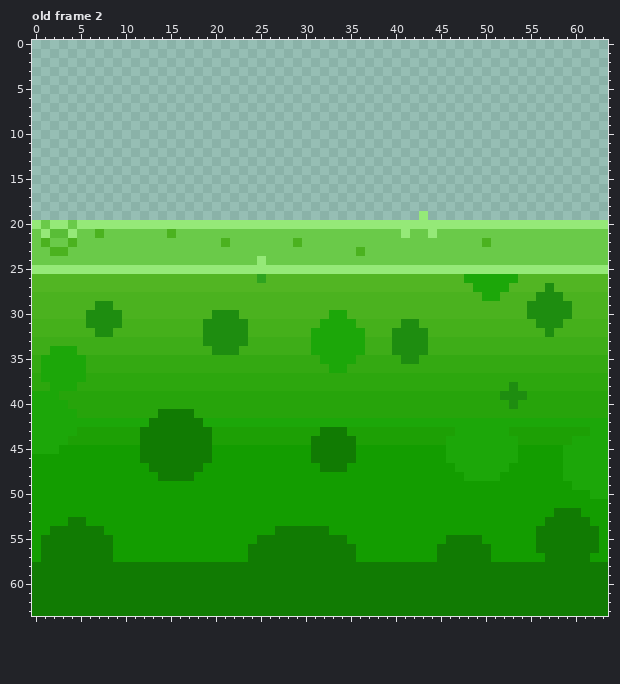
One commit to this pixel-art file: artAssets/tiles/animatedAcid.aseprite. That is the earlier state.
64x64 pixels, 3 frames. Colours within 5 levels of each other are drawn and written as one. Shown: old frame 2. The commit also changed other frames, which this record leaves out.
Now the later version:
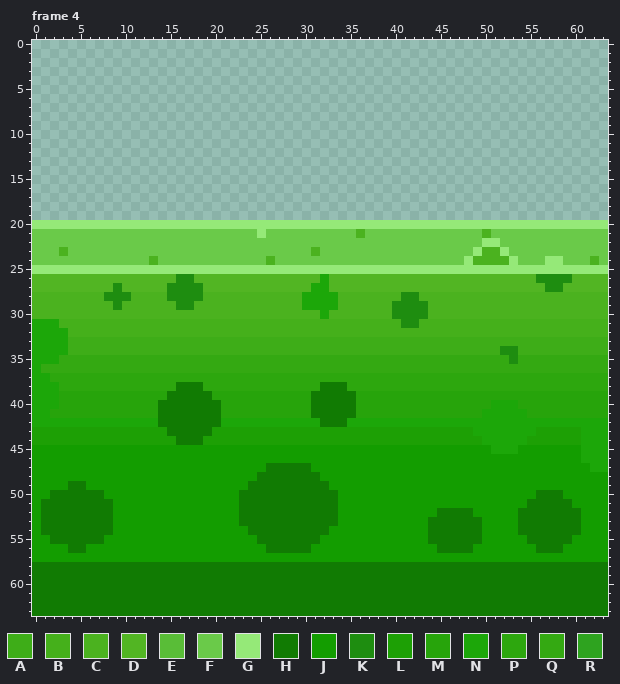
Palette (. is transparent): A #3ead18  B #45b01b  C #4bb21f  D #52b523  E #59bd37  F #6aca49  G #95e978  H #117b03  J #139d00  K #1e8d10  L #1da005  M #27a40b  N #1ca709  P #2da70e  Q #34a912  R #2ea31f
A new or re-ordered frame is compared with the old frame closest to it.
Difference:
frames 3 -> 9
Changed rows in their new state; - is an unchanged pixel.
Frame 4 is new; against old frame 2, layer "bubbles":
first column x 0:
19 -------------------------------------------.--------------------
20 -G--G-----------------------------------------------------------
21 -FFFF--F-------F---------G----------C----F--F-----C-------------
22 -F--F----------------F-------F--------------------GG------------
23 --F----------------------------C----F------------GCCG-----------
24 -------------C-----------FC---------------------GCCCCG---GG---C-
26 ----------------KK-------D------N---------------DDDDDD--KKKK----
27 ---------K-----KKKK------------NN----------------DDDD-----K-----
28 --------KKK----KKKK-----------NNNN-------KK-------CC----CCC-----
29 -------CCK------KK------------NNNN------KKKK-----------CCCCC----
30 ------CCCC----------CCC---------NCC-----KKKK-----------CCCCC----
31 NNN---BBBB---------BBBBB--------BBBB--------------------BBB-----
32 NNNN---BB----------BBBBB-------BBBBBB---BBBB-------------B------
33 NNNN---------------AAAAA-------AAAAAA---AAAA--------------------
34 NN--A---------------AAA--------AAAAAA---AAAA--------KK----------
35 N--QQQ--------------------------QQQQ-----QQ----------K----------
36 NQQQQQ---------------------------QQ-----------------------------
37 N-PPPP----------------------------------------------------------
38 NN-PP-----------HHH-------------HHH------------------P----------
39 ---------------HHHHH-----------HHHHH----------------MMM---------
40 ---M----------HHHHHHH----------HHHHH---------------NNN----------
41 --MMM-------------HHH----------HHHHH--------------NNNNN---------
42 -------------N-----HH-----------HHH-----------------------------
43 LLLLL-------LLL-----------------LLL------------LL----NNN-----N--
44 LLLL--------LLLL---L-----------LLLLL----------LLLL----N-----L---
45 JJJ---------JJJJJJJJ-----------JJJJJ----------JJJJJ--------JJ---
46 ------------JJJJJJJJ-----------JJJJJ----------JJJJJJJJ-----JJ---
47 -------------JJJJJJ-------HHHHH-JJJ------------JJJJJJ------JJJ--
48 --------------JJJJ-------HHHHHHH----------------JJJJ-------JJJJJ
49 ----HH------------------HHHHHHHHH---------------------------JJJJ
50 --HHHHHH---------------HHHHHHHHHHH----------------------HHH---JJ
51 -HHHHHHHH--------------HHHHHHHHHHH---------------------HHHHH----
52 -HHHHHHHH--------------HHHHHHHHHHH-----------HHHH-----HHHH------
53 -HHH--HHH--------------HHHHHHHHHHH----------HHHHHH----HHH----J--
54 -H------H---------------HHH-----------------HHHHHH----HH-----JJ-
55 -J------J-----------------------JJJ---------HH---------H----JJJ-
56 -JJJ--JJJ---------------JJ-----JJJJJ-------------JJ--------JJJJ-
57 -JJJJJJJJ---------------JJJJJJJJJJJJ---------JJJJJJ------JJJJJ--
Pixel boxes of the changes (left, top, right, bottom) in both pictures:
changed: (32, 211, 608, 562)
